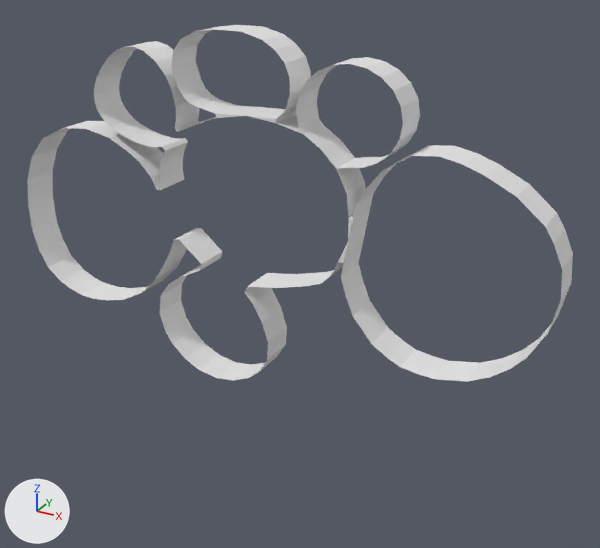
A saved change to the FBX model Assets/Models/Levels/Menu.fbx.
Rendered twice from a 50 mm lens placed at (111.6, -185.6, 70.9), pointed at (9.5, 0.0, -21.9). Arrows for +X, +Y and +Z are at lower left; the lights stay in place. Where no turn or scale is listed for an object, it has been applied to the vertices.

Names of what the first picture shows: 'Continue Barrier', 'Menu Walls', 'Resume Barrier'.
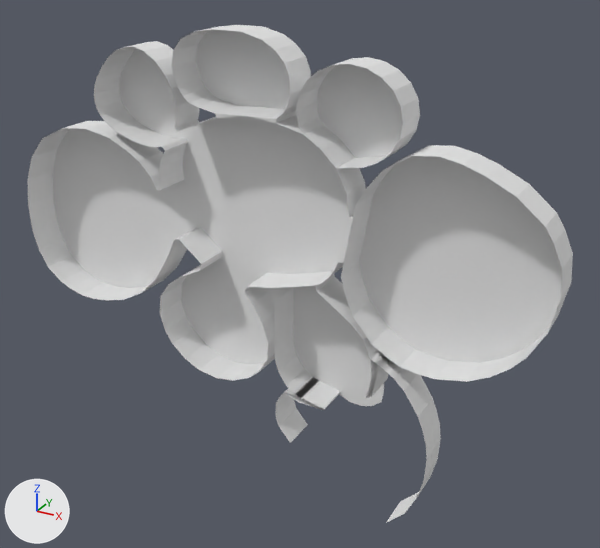
Where the change shows, as pixel boxes [x1, y1, x2, y2] in the pictures (600 x 548 px):
'Menu Walls Floors', added: after [53, 30, 562, 406]
'Menu Walls', reshaped (39% taller): before [28, 25, 573, 382]; after [28, 25, 573, 523]
part 1 of me_cylinder__5, built on: before [247, 273, 294, 288]; after [247, 272, 441, 523]

Diff of the bpy script that builds the scene:
```diff
--- a/Assets/Models/Levels/Menu.fbx.py
+++ b/Assets/Models/Levels/Menu.fbx.py
@@ me_cylinder__5 @@
 # used by ob_menu_walls; location = (0.0, 0.0, 0.0)
-me_cylinder__5.from_pydata(...)  # 314 vertices, 156 faces; spans x -82.0..82.0, y -10.0..1.0, z -57.0..44.0
+me_cylinder__5.from_pydata(...)  # 398 vertices, 200 faces; spans x -82.0..82.0, y -12.0..2.0, z -86.0..44.0
+# me_cylinder__5 part 1
+# 2 vertices are removed from x 7.0, y -10.0..1.0, z -23.0
+# 1 face is deleted
+# 43 vertices are added at x 6.0..53.0, y -12.0..-9.0, z -86.0..-19.0
+# 35 new vertices lie (0.0, 11.0, 0.0) away from vertices in x 6.0..53.0, y -12.0..-9.0, z -86.0..-19.0
+# 8 new vertices lie (0.0, 10.0, 0.0) away from vertices in x 7.0..52.0, y -10.0, z -66.0..-50.0
+# 45 new faces join them
 me_cylinder__5.materials.append(mat_stream_gate)
@@ me_cylinder__5__005 @@
+me_cylinder__5__005.from_pydata(...)  # 179 vertices, 176 faces; spans x -82.0..82.0, y 1.0, z -59.0..44.0
+me_cylinder__5__005.materials.append(mat_stream_gate)  # white #e7e7e7
@@ ob_menu_walls_floors @@
+ob_menu_walls_floors = bpy.data.objects.new('Menu Walls Floors', me_cylinder__5__005)
+ob_menu_walls_floors.location = (0.0, 0.0, 0.0)
```
